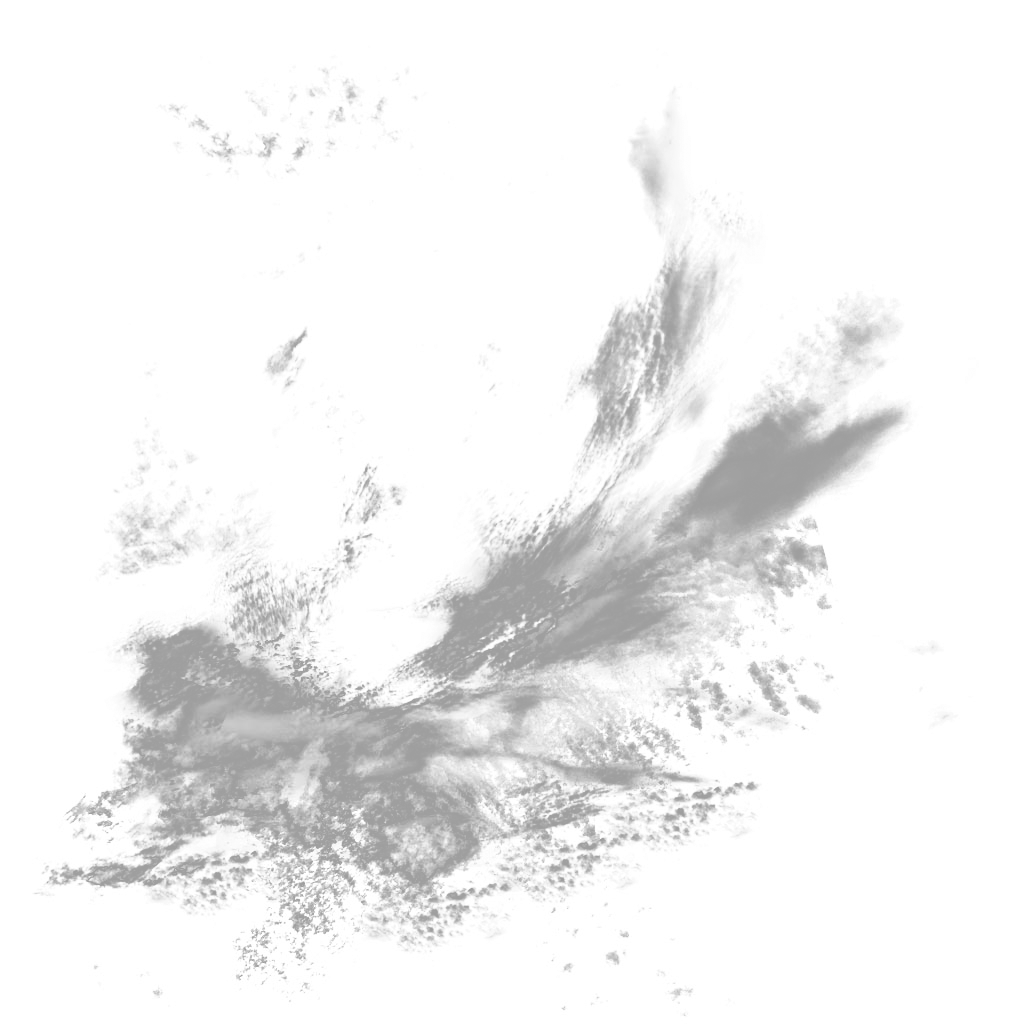
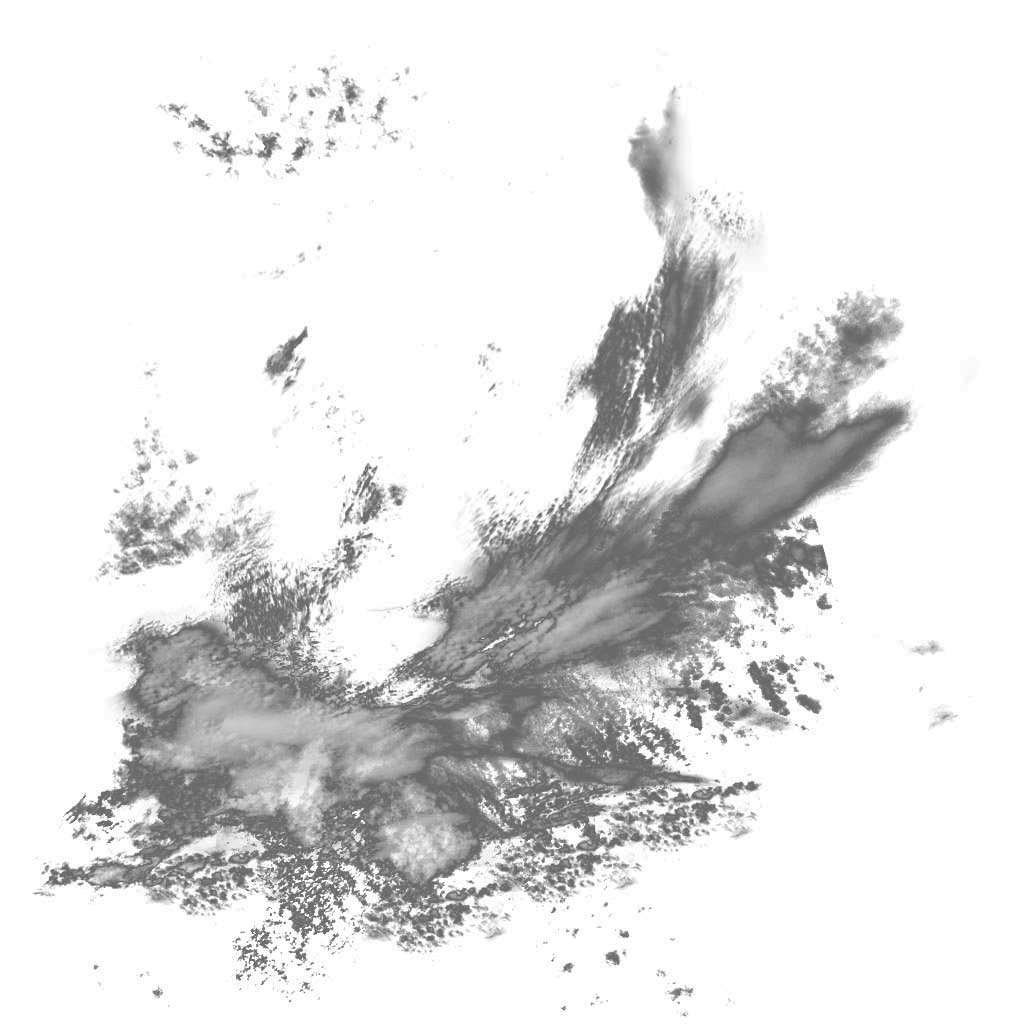
The second 1024 x 1024 image is a revision of the first. Changes to its layers:
painted on "Layer 0" over [32, 43, 981, 1024]
